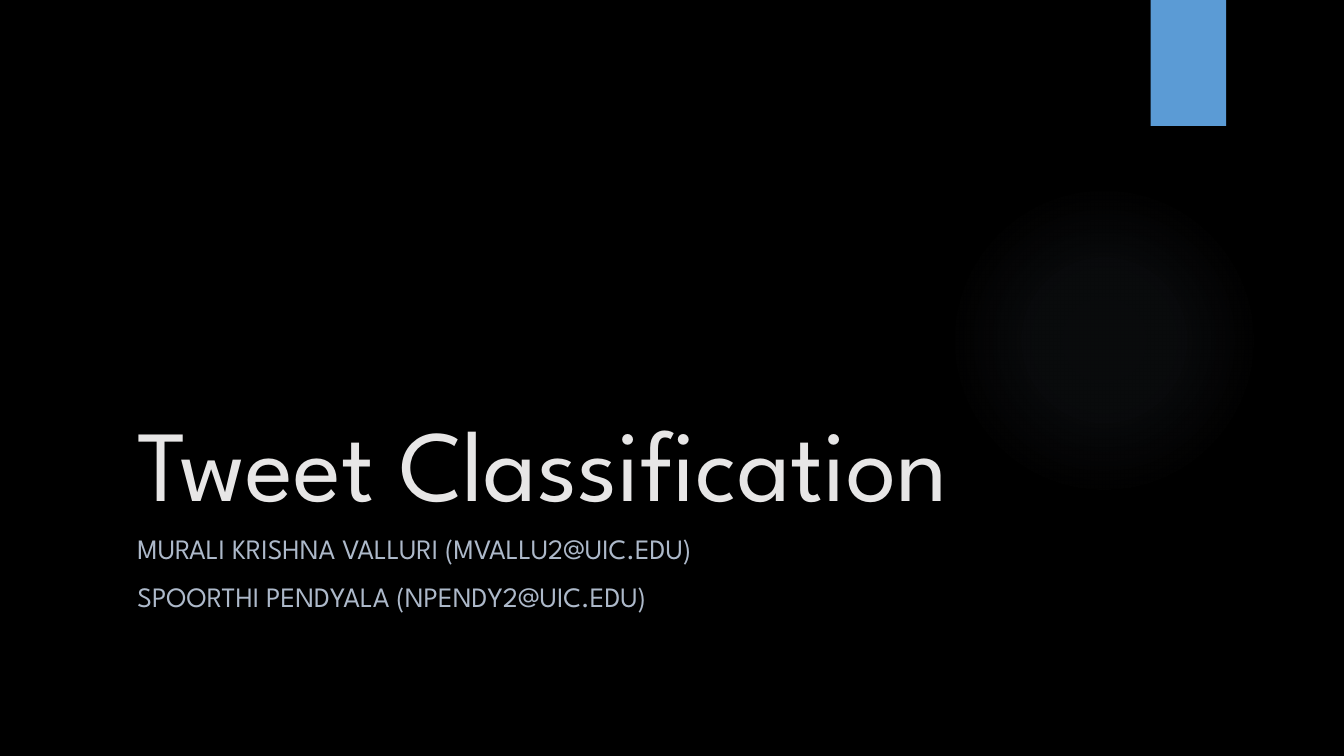
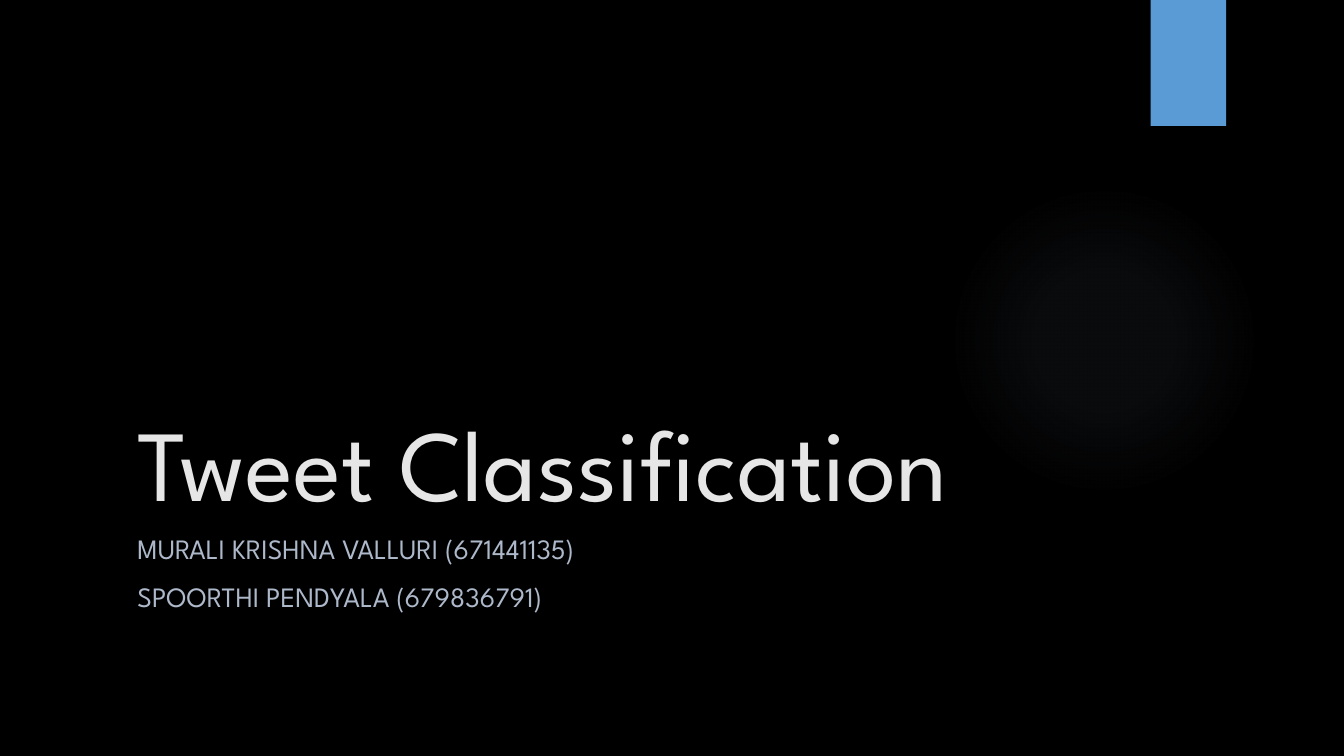
Before and after one commit to mkvalluri/cs583-project-2, a slide deck: slide 1 of docs/Presentation_Murali_Spoorthi.pptx. Drawn at 1344x756 pixels with LibreOffice and Linux fonts; fonts in the diff are those of the drawing; background and template pictures are left out. Boxes give left, top, right and bottom in pixels: in the first picture for what was removed or moved away, otherwise in the second. Text is boxed around its words. In the diff, an @@ line names an element or a change of style, - is before the commit and + after.

```diff
--- a/docs/Presentation_Murali_Spoorthi.pptx
+++ b/docs/Presentation_Murali_Spoorthi.pptx
@@ subtitle at (x1=137, y1=539, x2=574, y2=613): text changed @@
-MURALI KRISHNA VALLURI (MVALLU2@UIC.EDU)
-SPOORTHI PENDYALA (NPENDY2@UIC.EDU)
+MURALI KRISHNA VALLURI (671441135)
+SPOORTHI PENDYALA (679836791)
```
Also in this commit, not shown: 1 other slide changed, 1 other file.
